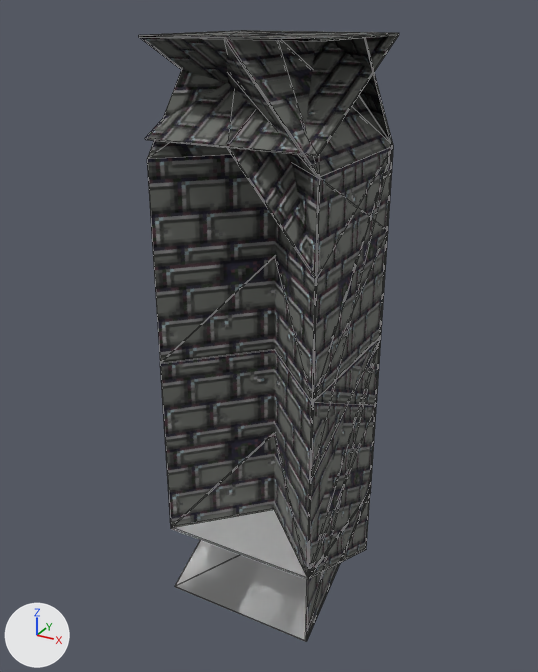
What one commit did to the glTF model objetos glb/wall-chunks.glb.
The view is the same before and after, from a 50 mm camera at (2.0, -3.7, 3.13) aimed at (-0.03, 0.0, 1.28). The lights are fixed; the arrows at lower left show +X, +Y and +Z. The picture after the commit comes second. Mesh edges are drawn as thin lines. Vertices at exactly the same position are counted once.

The older version as bpy lines, for what is in view:
```python
ob_corner_col = bpy.data.objects.new('corner-col', me_plano_003)
ob_corner_col.location = (0.0, 0.0, 0.0)
ob_diagonal_1_col = bpy.data.objects.new('diagonal_1-col', me_plano_001)
ob_diagonal_1_col.location = (0.0, 1.0, 0.0)
ob_diagonal_2_col = bpy.data.objects.new('diagonal_2-col', me_plano_002)
ob_diagonal_2_col.location = (0.0, 1.0, 0.0)
ob_ground_col = bpy.data.objects.new('ground-col', me_plano_004)
ob_ground_col.location = (0.0, 0.0, 0.0)
ob_ground_inclinado_col = bpy.data.objects.new('ground_inclinado-col', me_plano_010)
ob_ground_inclinado_col.location = (0.0, 0.0, 0.0)
ob_out_corner_col = bpy.data.objects.new('out_corner-col', me_plano_005)
ob_out_corner_col.location = (0.0, 0.0, 0.0)
ob_wall_col = bpy.data.objects.new('wall-col', me_plano_009)
ob_wall_col.location = (0.0, 0.0, 0.0)
ob_wall_inclinada_col = bpy.data.objects.new('wall_inclinada-col', me_plano_007)
ob_wall_inclinada_col.location = (0.0, 0.0, 0.0)
ob_wall_inclinada_inv_col = bpy.data.objects.new('wall_inclinada_inv-col', me_plano_008)
ob_wall_inclinada_inv_col.location = (0.0, 0.0, 0.0)
```
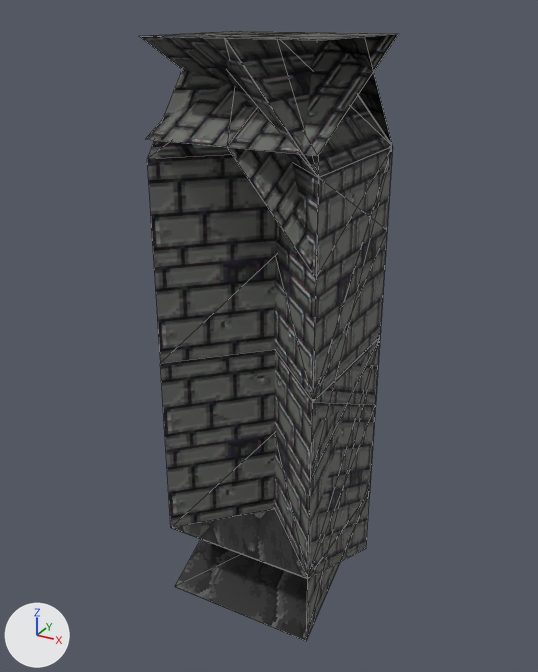
What differs and where, as boxes (x1, y1, x2, y2) in the pictures (538 x 672 px):
'diagonal_1-col', surface changed, reshaped: before (147, 69, 275, 528); after (147, 69, 276, 528)
'wall-col', surface changed, reshaped: before (227, 39, 393, 402); after (158, 36, 393, 577)
'diagonal_2-col', surface changed (grey to black): (174, 41, 318, 577) in both
'wall_inclinada-col', surface changed, reshaped: before (147, 127, 381, 642); after (151, 139, 380, 641)
'wall_inclinada_inv-col', surface changed, reshaped: before (139, 37, 388, 579); after (140, 36, 387, 578)
'ground_inclinado-col', surface changed, reshaped: before (145, 34, 399, 638); after (146, 34, 399, 637)
'corner-col', surface changed, reshaped: before (139, 35, 319, 578); after (210, 61, 308, 579)
'out_corner-col', surface changed, reshaped: before (139, 35, 393, 579); after (175, 36, 392, 579)
'ground-col', surface changed, reshaped: before (150, 30, 399, 39); after (151, 31, 389, 40)
part 1 of me_plano_009, cut back: before (227, 39, 393, 402)
part 2 of me_plano_003, cut back: before (139, 35, 319, 402)
part 3 of me_plano_004, deleted: before (335, 33, 399, 38)
part 4 of me_plano_005, deleted: before (139, 35, 393, 145)
part 5 of me_plano_007, deleted: before (147, 127, 381, 642)
part 6 of me_plano_008, deleted: before (170, 237, 388, 579)
part 7 of me_plano_010, deleted: before (145, 34, 399, 156)
part 8 of me_plano_001, cut back: before (147, 69, 275, 528)

What changed in the scene script:
```text
Change mat_material_004:
    remove mat_material_004.base_color = (1.0, 1.0, 1.0)  # white #ffffff
    add mat_material_004.texture = img_texturasuelodepiedra
Change me_plano_009:
    remove me_plano_009.from_pydata(...)  # 24 vertices, 44 faces; spans x -0.5..0.51, y -0.5..0.5, z -0.01..3.01
    add me_plano_009.from_pydata(...)  # 12 vertices, 10 faces; spans x -0.5..0.5, y -0.5..0.5, z 0.0..3.01
    me_plano_009 part 1
    12 vertices are removed from x -0.5..0.51, y -0.5..0.5, z -0.01..3.01
    36 faces are deleted
    2 new faces join them, mat_material_002
Change me_plano_003:
    remove me_plano_003.from_pydata(...)  # 28 vertices, 52 faces; spans x -0.5..0.51, y -0.5..0.51, z -0.01..3.01
    add me_plano_003.from_pydata(...)  # 14 vertices, 16 faces; spans x -0.5..0.5, y -0.5..0.5, z 0.0..3.01
    me_plano_003 part 2
    14 vertices are removed from x -0.5..0.51, y -0.5..0.51, z -0.01..3.01
    37 faces are deleted
    1 new face joins them, mat_material_002
Change me_plano_004:
    remove me_plano_004.from_pydata(...)  # 16 vertices, 24 faces; spans x -0.5..0.5, y -0.5..0.5, z -0.01..3.01
    add me_plano_004.from_pydata(...)  # 8 vertices, 4 faces; spans x -0.5..0.5, y -0.5..0.5, z 0.0..3.01
    me_plano_004 part 3: 4 vertices removed from x -0.5..0.5, y -0.5..0.5, z 3.0
    other edits to the shape of me_plano_004 do not show in these pictures
Change me_plano_005:
    remove me_plano_005.from_pydata(...)  # 20 vertices, 32 faces; spans x -0.5..0.51, y -0.5..0.51, z -0.01..3.01
    add me_plano_005.from_pydata(...)  # 10 vertices, 6 faces; spans x -0.5..0.5, y -0.5..0.5, z 0.0..3.01
    me_plano_005 part 4: 6 vertices removed from x -0.5..0.51, y -0.5..0.51, z 2.41..3.01
    other edits to the shape of me_plano_005 do not show in these pictures
Change me_plano_007:
    remove me_plano_007.from_pydata(...)  # 24 vertices, 44 faces; spans x -0.5..0.51, y -0.5..0.5, z -0.51..3.01
    add me_plano_007.from_pydata(...)  # 12 vertices, 10 faces; spans x -0.5..0.5, y -0.5..0.5, z -0.5..3.0
    me_plano_007 part 5
    12 vertices are removed from x -0.5..0.51, y -0.5..0.5, z -0.51..3.01
    34 faces are deleted
Change me_plano_008:
    remove me_plano_008.from_pydata(...)  # 24 vertices, 44 faces; spans x -0.5..0.51, y -0.5..0.5, z -0.51..3.01
    add me_plano_008.from_pydata(...)  # 12 vertices, 10 faces; spans x -0.5..0.5, y -0.5..0.5, z -0.5..3.0
    me_plano_008 part 6
    12 vertices are removed from x -0.5..0.51, y -0.5..0.5, z -0.51..3.01
    34 faces are deleted
Change me_plano_010:
    remove me_plano_010.from_pydata(...)  # 16 vertices, 24 faces; spans x -0.5..0.5, y -0.5..0.5, z -0.51..3.01
    add me_plano_010.from_pydata(...)  # 8 vertices, 4 faces; spans x -0.5..0.5, y -0.5..0.5, z -0.5..3.0
    me_plano_010 part 7: 4 vertices removed from x -0.5..0.5, y -0.5..0.5, z 2.51..3.01
    other edits to the shape of me_plano_010 do not show in these pictures
Change me_plano_001:
    remove me_plano_001.from_pydata(...)  # 20 vertices, 36 faces; spans x -0.5..0.51, y -1.51..-0.5, z -0.01..3.01
    add me_plano_001.from_pydata(...)  # 10 vertices, 8 faces; spans x -0.5..0.5, y -1.5..-0.5, z 0.0..3.01
    me_plano_001 part 8
    10 vertices are removed from x -0.5..0.51, y -1.51..-0.5, z -0.01..3.01
    29 faces are deleted
    1 new face joins them, mat_material_002
```
